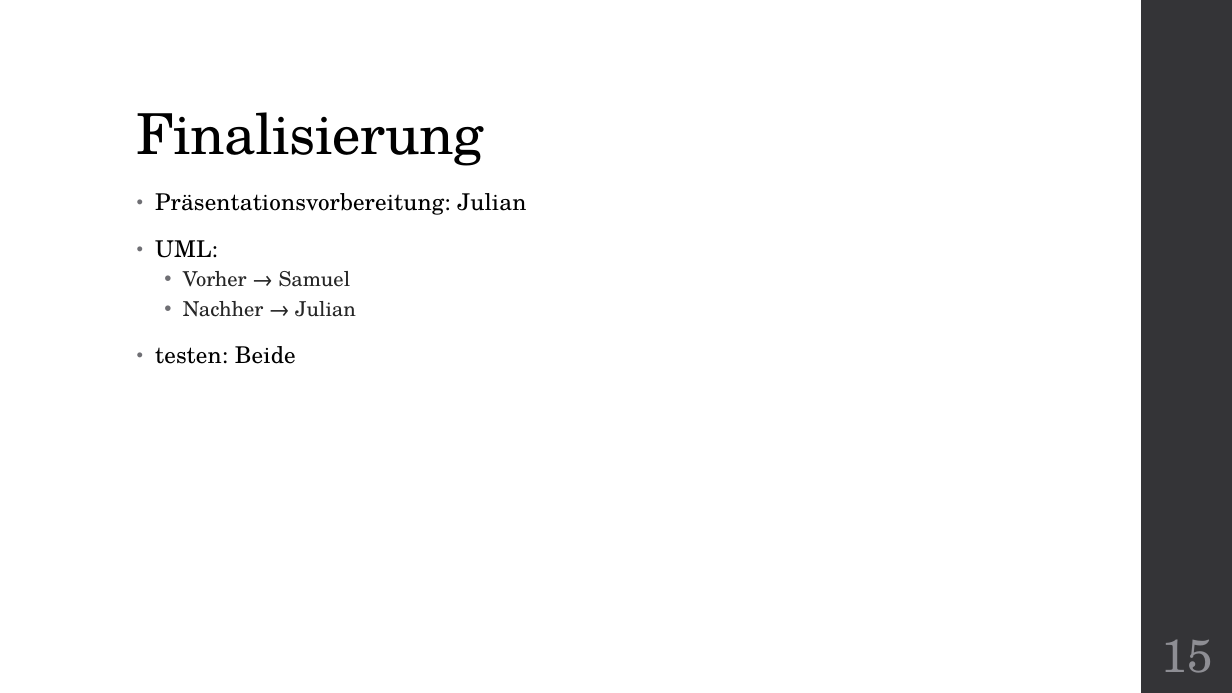
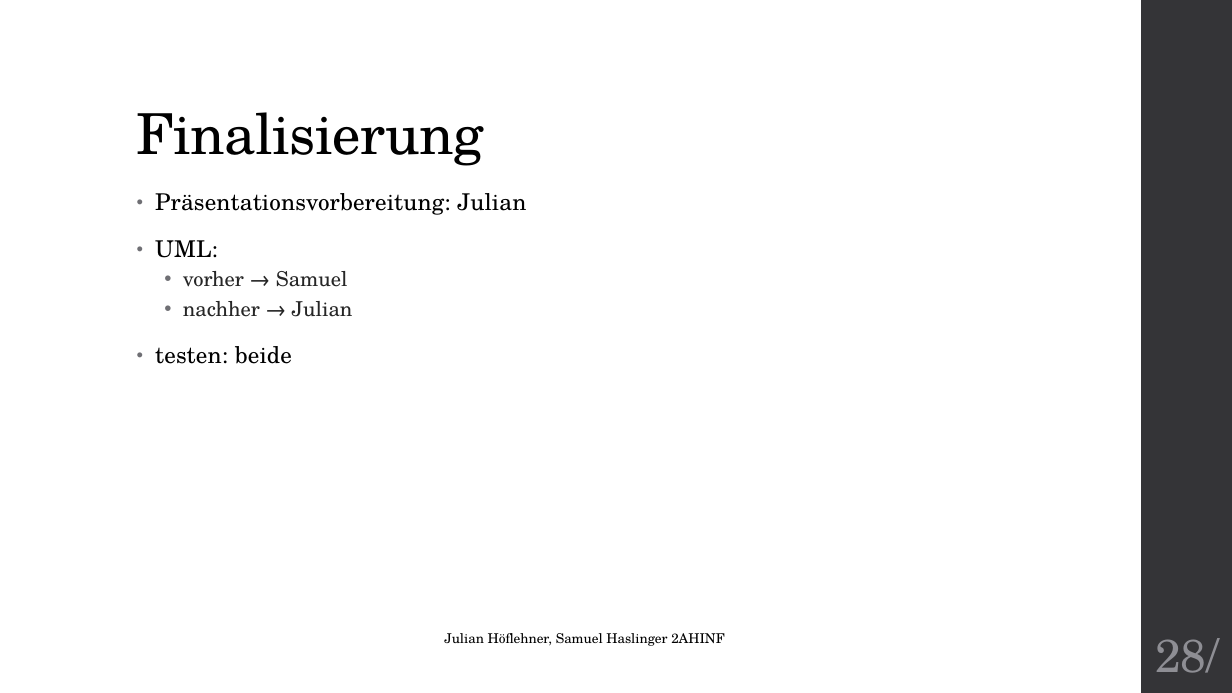
Before and after one commit to Wutze0/Mensch_Aergere_Dich_Nicht, a slide deck: slide 28 of MenschAergereDichNicht.pptx (slide 15 before the commit). Drawn at 1232x693 pixels with LibreOffice and Linux fonts; fonts in the diff are those of the drawing. Boxes give left, top, right and bottom in pixels: in the first picture for what was removed or moved away, otherwise in the second. Text is boxed around its words. In the diff, an @@ line names an element or a change of style, - is before the commit and + after.

```diff
--- a/MenschAergereDichNicht.pptx
+++ b/MenschAergereDichNicht.pptx
@@ text at (x1=155, y1=271, x2=353, y2=364): text changed @@
-  • Vorher → Samuel
-  • Nachher → Julian
-• testen: Beide
+  • vorher → Samuel
+  • nachher → Julian
+• testen: beide
@@ text added at (x1=444, y1=633, x2=725, y2=646), 10.5 pt, text #000000 @@
+Julian Höflehner, Samuel Haslinger 2AHINF
@@ page number at (x1=1155, y1=638, x2=1219, y2=673): text changed @@
-15
+28/
```
Also in this commit, not shown: 7 other slides changed, 16 slides added, 3 slides removed, 2 other files.
